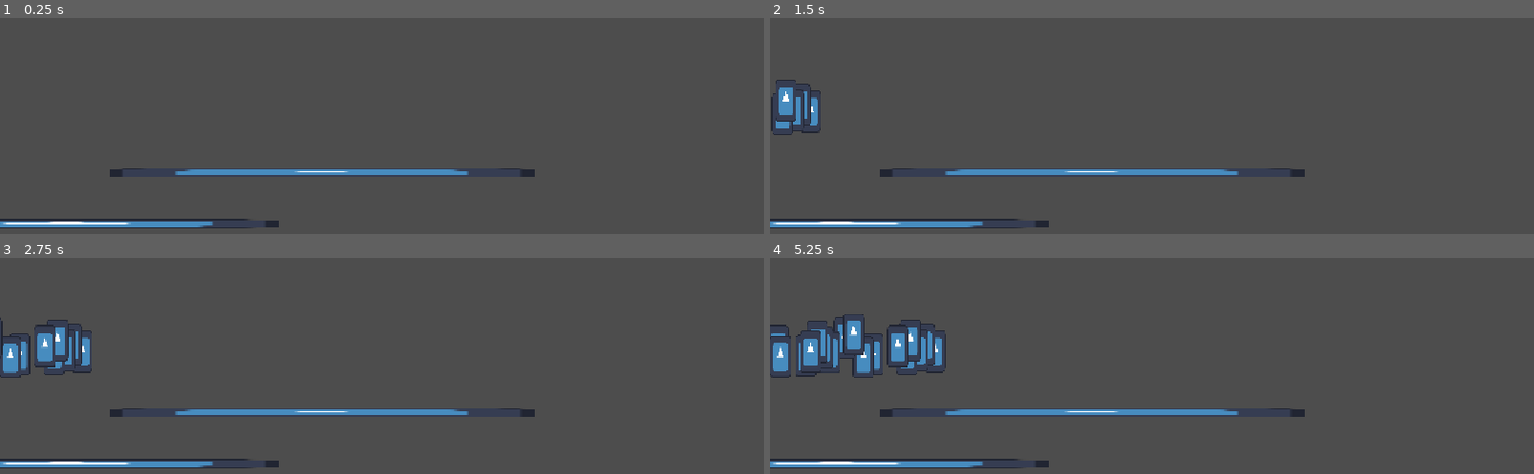
Above: before the commit, frames 1-4 (two rows, left to right).
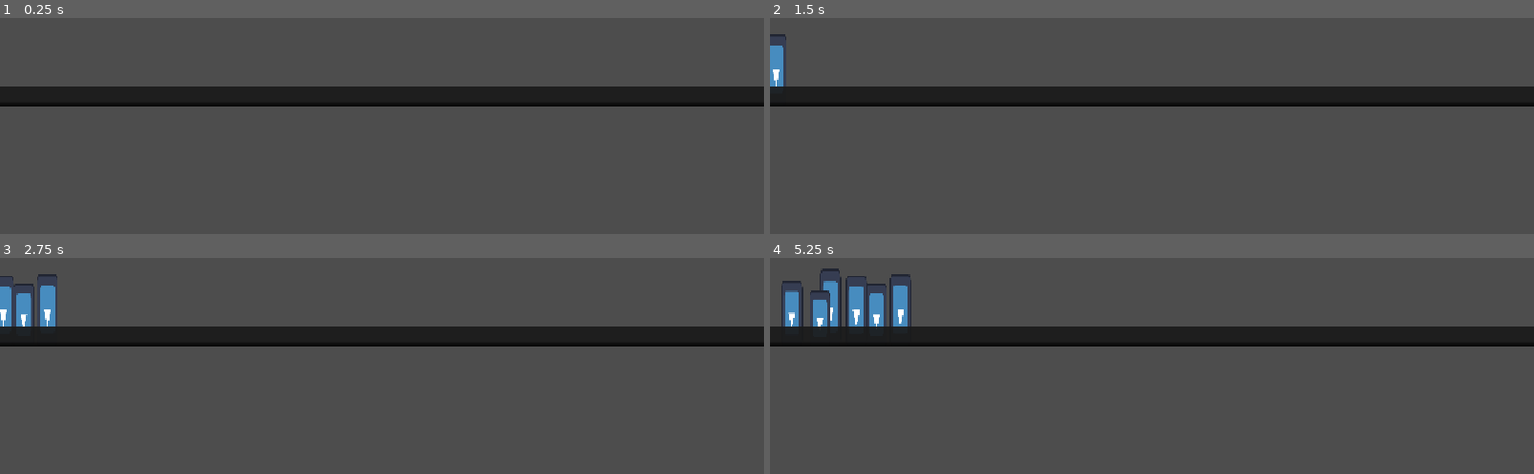
Above: after the commit, the same moments.

Repository: meowzyness/gayjam
Game: Godot game, scene res://node_2d.tscn
Same seed, same stepped clock (60 frames per second), same inputs: the game is played once before the commit and once after it. The engine's default icon, where the game draws it, is replaced by a stand-in: a white triangle on a blue panel in a dark square.
Inputs:
- Up to frame 1 (0.25 s): no input
- Up to frame 2 (1.5 s): no input
- Up to frame 3 (2.75 s): no input
- Up to frame 4 (5.25 s): no input

The runs differ from the first frame. In frame 1, 12% of the frame differs, in the area x 0-100%, y 31-98%; in frame 2, 12%; in frame 3, 13%; in frame 4, 15%, in the area x 0-100%, y 4-98%.

Commit message:
trailway

Diff:
--- a/character_body_2d.tscn
+++ b/character_body_2d.tscn
@@ -7,5 +7,7 @@
 script = ExtResource("1_ij6vw")
 
 [node name="Sprite2D" type="Sprite2D" parent="." unique_id=2121498357]
-scale = Vector2(0.25, 0.5)
+position = Vector2(-16, 0)
+scale = Vector2(0.25, -0.5)
 texture = ExtResource("2_ghijl")
+centered = false
--- a/node_2d.tscn
+++ b/node_2d.tscn
@@ -1,38 +1,31 @@
 [gd_scene format=3 uid="uid://djuwkfn240ega"]
 
-[ext_resource type="Texture2D" uid="uid://byade5we45017" path="res://icon.svg" id="1_wtcfe"]
 [ext_resource type="Script" uid="uid://dcw1mytayjqfg" path="res://spawner.gd" id="2_0e48y"]
 
-[sub_resource type="RectangleShape2D" id="RectangleShape2D_mya75"]
-size = Vector2(660, 20)
+[sub_resource type="Gradient" id="Gradient_wtcfe"]
+offsets = PackedFloat32Array(0.6987952, 1)
+colors = PackedColorArray(0.10144931, 0.10144931, 0.10144931, 0.9192384, 0, 0, 0, 1)
+
+[sub_resource type="GradientTexture2D" id="GradientTexture2D_mya75"]
+gradient = SubResource("Gradient_wtcfe")
+fill_from = Vector2(0.5, 0)
+fill_to = Vector2(0.5, 1)
 
 [node name="Node2D" type="Node2D" unique_id=1976342410]
 
-[node name="StaticBody2D" type="StaticBody2D" parent="." unique_id=490475754]
-position = Vector2(100, 500)
-
-[node name="Sprite2D" type="Sprite2D" parent="StaticBody2D" unique_id=1416722212]
-scale = Vector2(5, 0.1)
-texture = ExtResource("1_wtcfe")
-
-[node name="CollisionShape2D" type="CollisionShape2D" parent="StaticBody2D" unique_id=589183674]
-shape = SubResource("RectangleShape2D_mya75")
-
-[node name="StaticBody2D2" type="StaticBody2D" parent="." unique_id=351830850]
-position = Vector2(485, 423)
-
-[node name="Sprite2D" type="Sprite2D" parent="StaticBody2D2" unique_id=1678210095]
-scale = Vector2(5, 0.1)
-texture = ExtResource("1_wtcfe")
-
-[node name="CollisionShape2D" type="CollisionShape2D" parent="StaticBody2D2" unique_id=527278257]
-shape = SubResource("RectangleShape2D_mya75")
-
 [node name="Node2D" type="Node2D" parent="." unique_id=579913586]
-position = Vector2(0, 320)
+position = Vector2(-600, 0)
 script = ExtResource("2_0e48y")
 
 [node name="Timer" type="Timer" parent="Node2D" unique_id=1037690795]
 autostart = true
 
+[node name="Camera2D" type="Camera2D" parent="." unique_id=1483917639]
+
+[node name="Sprite2D" type="Sprite2D" parent="." unique_id=2128157938]
+z_index = 2
+position = Vector2(0, -16)
+scale = Vector2(20, 0.5)
+texture = SubResource("GradientTexture2D_mya75")
+
 [connection signal="timeout" from="Node2D/Timer" to="Node2D" method="_on_timer_timeout"]
--- a/spawner.gd
+++ b/spawner.gd
@@ -4,14 +4,14 @@
 var person_scene := preload("res://character_body_2d.tscn")
 
 func _ready() -> void:
-	$Timer.wait_time = randf_range(0.1, 0.5)
 	$Timer.start()
 
 func _on_timer_timeout() -> void:
 	var person := person_scene.instantiate()
 	get_tree().current_scene.add_child(person)
-	var offset := Vector2(randf_range(-20, 20), randf_range(-20, 20))
+	var offset := Vector2(randf_range(-20, 20), 0)
 	person.global_position = global_position + offset
+	person.global_scale.y = randf_range(1, 2)
 
-	$Timer.wait_time = randf_range(0.1, 0.5)
+	$Timer.wait_time = randf_range(0.5, 1)
 	$Timer.start()
